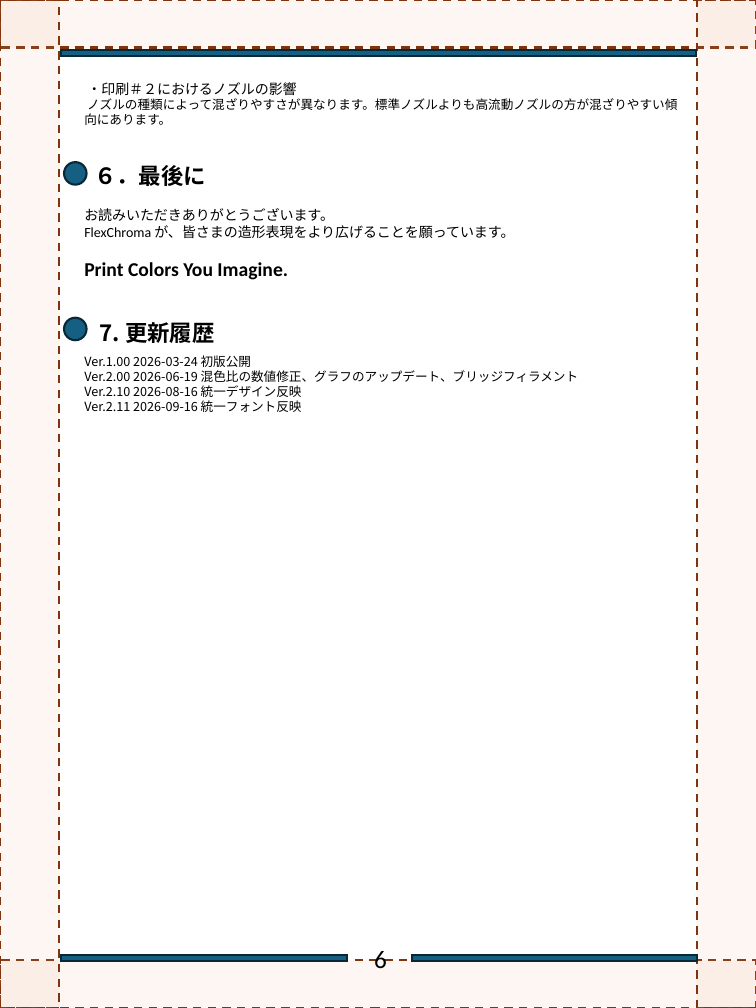
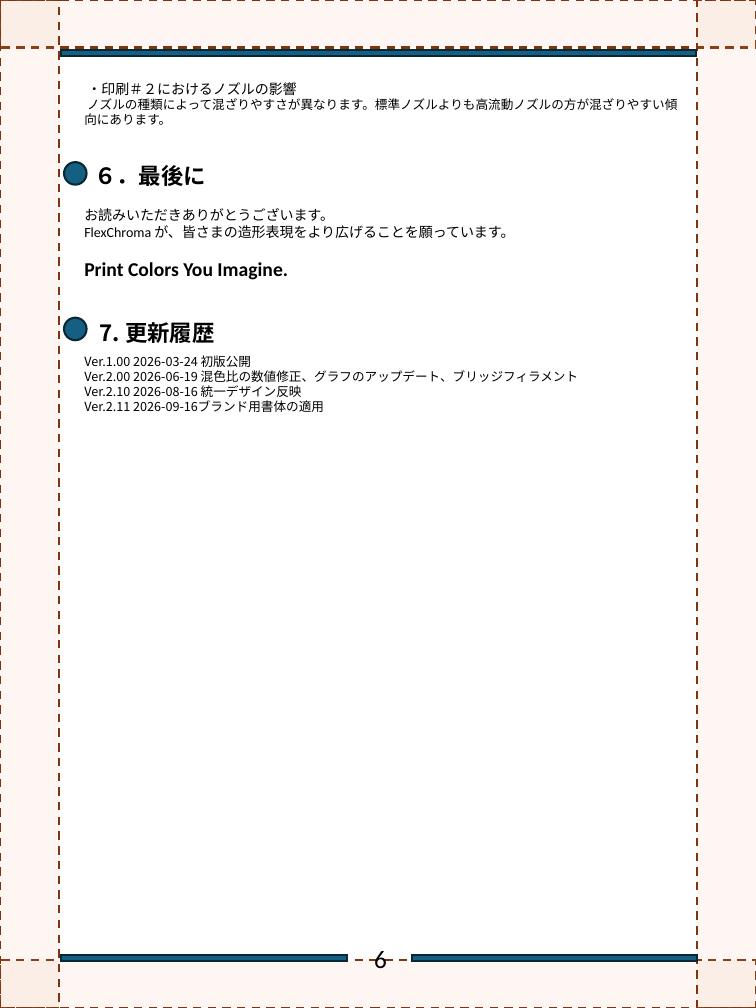
Before and after one commit to FlexChromaHQ/FlexChroma, a slide deck: slide 7 of Documents/Original/FlexChroma_Blend_Filament_JP.pptx. Drawn at 756x1008 pixels with LibreOffice and Linux fonts; fonts in the diff are those of the drawing. Boxes give left, top, right and bottom in pixels: in the first picture for what was removed or moved away, otherwise in the second. Text is boxed around its words. In the diff, an @@ line names an element or a change of style, - is before the commit and + after.

```diff
--- a/Documents/Original/FlexChroma_Blend_Filament_JP.pptx
+++ b/Documents/Original/FlexChroma_Blend_Filament_JP.pptx
@@ text at (84, 400, 324, 412): text changed @@
-Ver.2.11 2026-09-16 統一フォント反映
+Ver.2.11 2026-09-16ブランド用書体の適用
```
Also in this commit, not shown: 1 other slide changed, 19 other files.
